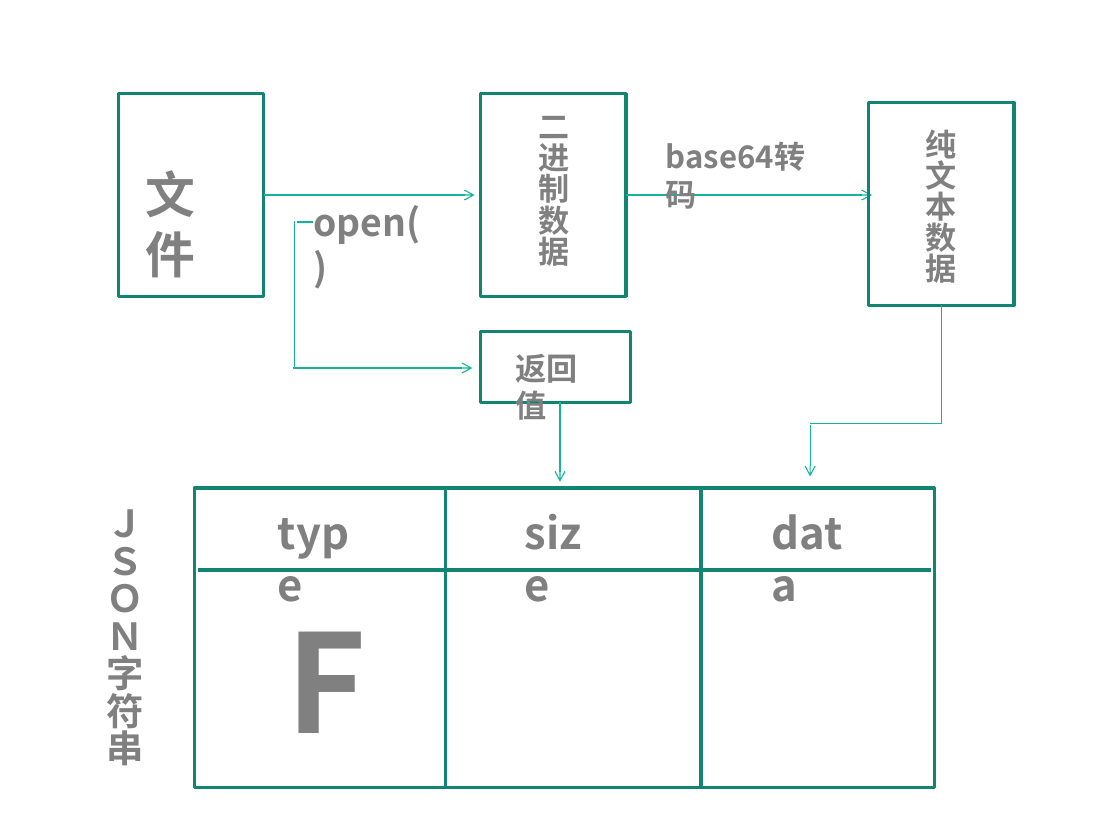
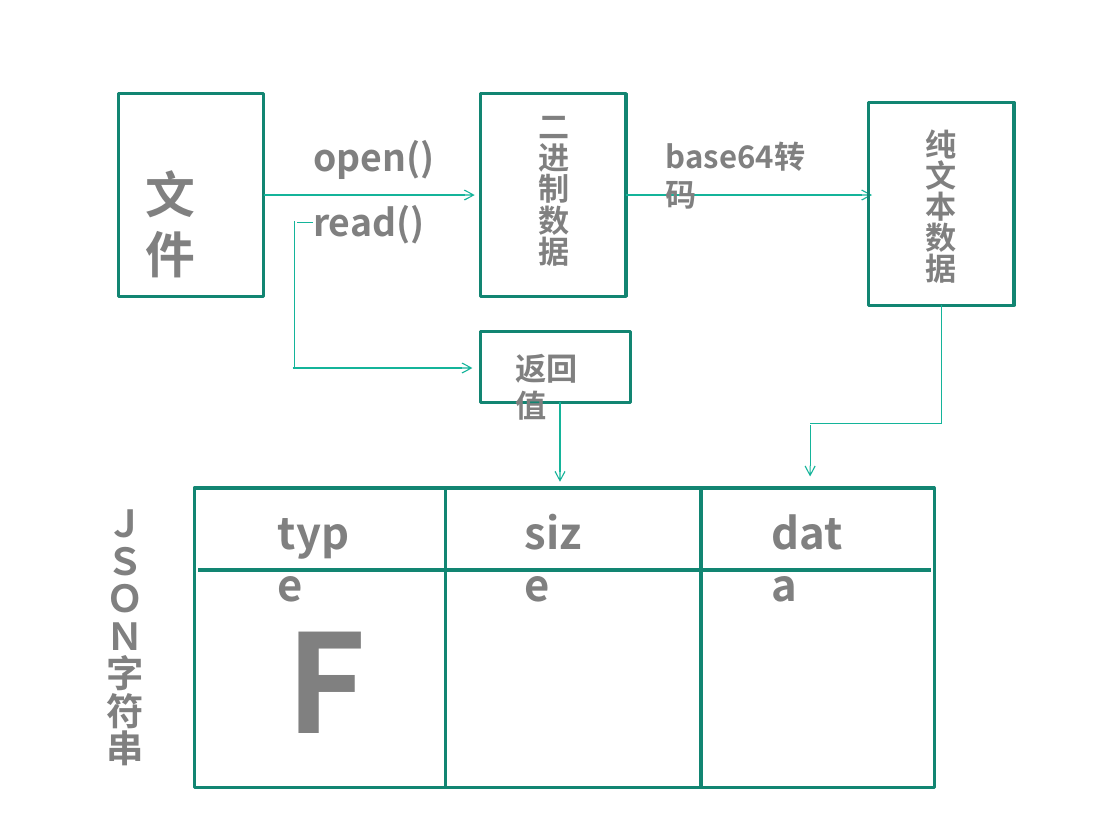
Before and after one commit to fujie-xiyou/chat_room, a slide deck: slide 14 of 聊天室.pptx. Drawn at 1120x840 pixels with LibreOffice and Linux fonts; fonts in the diff are those of the drawing. Boxes give left, top, right and bottom in pixels: in the first picture for what was removed or moved away, otherwise in the second. Text is boxed around its words. In the diff, an @@ line names an element or a change of style, - is before the commit and + after.

```diff
--- a/聊天室.pptx
+++ b/聊天室.pptx
@@ text "open()" rewrapped from [313, 205, 420, 244] to [313, 140, 434, 179] @@
@@ text added at [313, 205, 424, 243], 24 pt, text #808080, bold @@
+read()
```
Also in this commit, not shown: 2 other slides changed.
